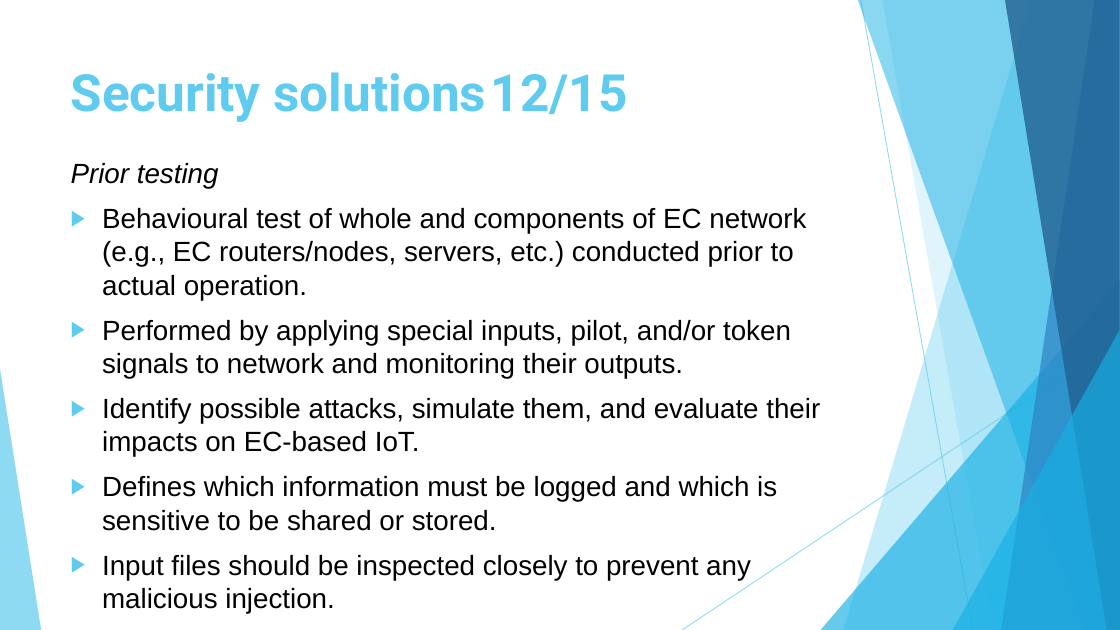
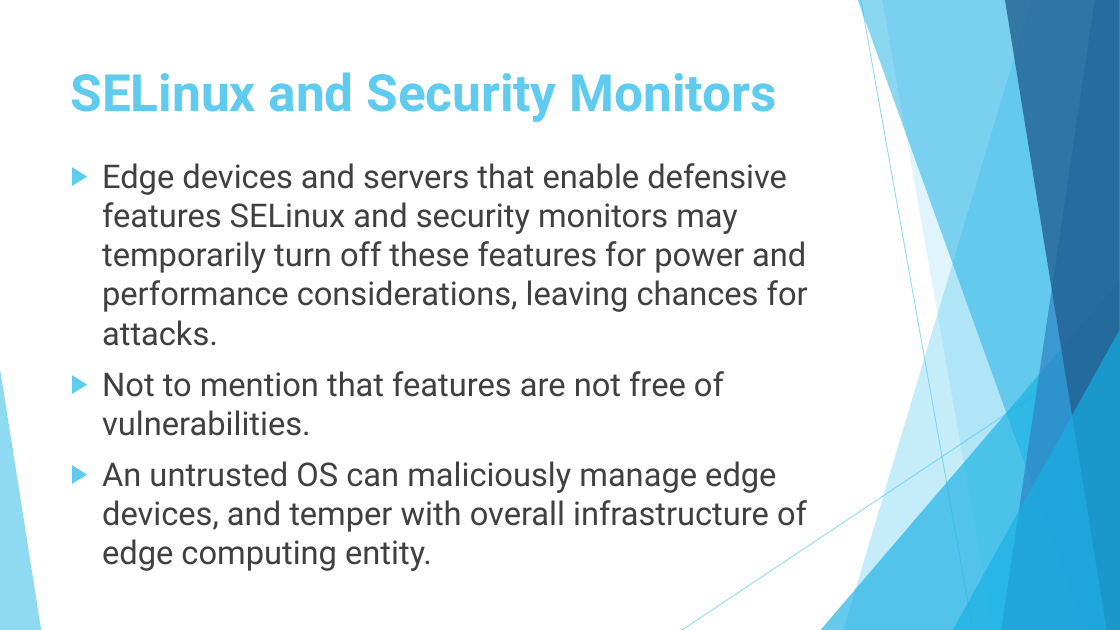
Before and after one commit to s2n-cnit/phd-stiet-cyber-security-approaches-cloud-edge-environments, a slide deck: slide 37 of slides/slides-4.pptx (slide 40 before the commit). Drawn at 1120x630 pixels with LibreOffice and Linux fonts; fonts in the diff are those of the drawing; background and template pictures are left out. Boxes give left, top, right and bottom in pixels: in the first picture for what was removed or moved away, otherwise in the second. Text is boxed around its words. In the diff, an @@ line names an element or a change of style, - is before the commit and + after.

```diff
--- a/slides/slides-4.pptx
+++ b/slides/slides-4.pptx
@@ title at [71, 72, 777, 122]: text changed @@
-Security solutions 12/15
+SELinux and Security Monitors
@@ text at [102, 163, 808, 571]: text changed; size 23.8 to 28 pt; font Arial to Roboto; text colour #000000 to #404040 @@
-Prior testing
-▶ Behavioural test of whole and components of EC network (e.g., EC routers/nodes, servers, etc.) conducted prior to actual operation.
-▶ Performed by applying special inputs, pilot, and/or token signals to network and monitoring their outputs.
-▶ Identify possible attacks, simulate them, and evaluate their impacts on EC-based IoT.
-▶ Defines which information must be logged and which is sensitive to be shared or stored.
-▶ Input files should be inspected closely to prevent any malicious injection.
+▶ Edge devices and servers that enable defensive features SELinux and security monitors may temporarily turn off these features for power and performance considerations, leaving chances for attacks.
+▶ Not to mention that features are not free of vulnerabilities.
+▶ An untrusted OS can maliciously manage edge devices, and temper with overall infrastructure of edge computing entity.
```
Also in this commit, not shown: 34 other slides changed, 93 slides added, 10 slides removed, 12 other files.
